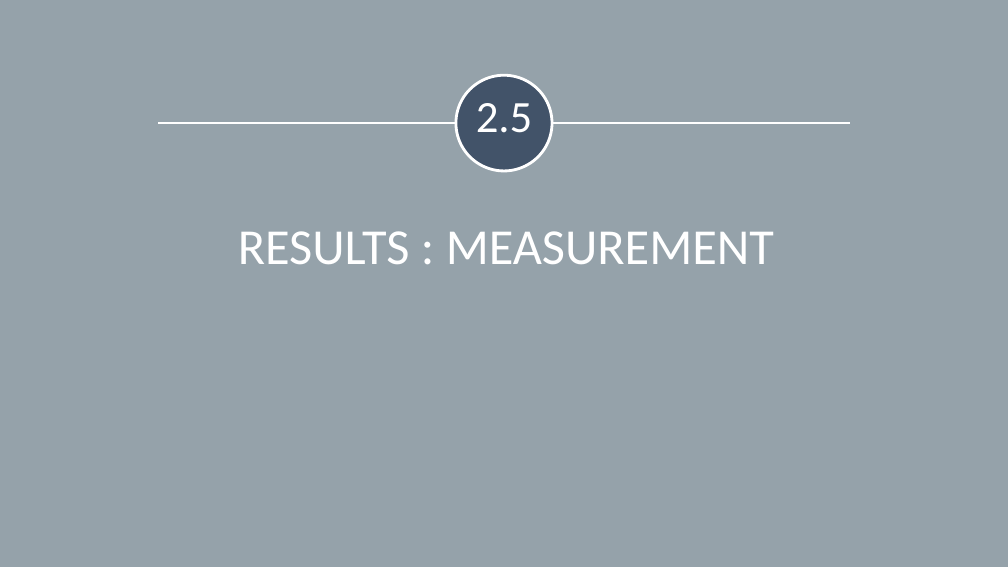
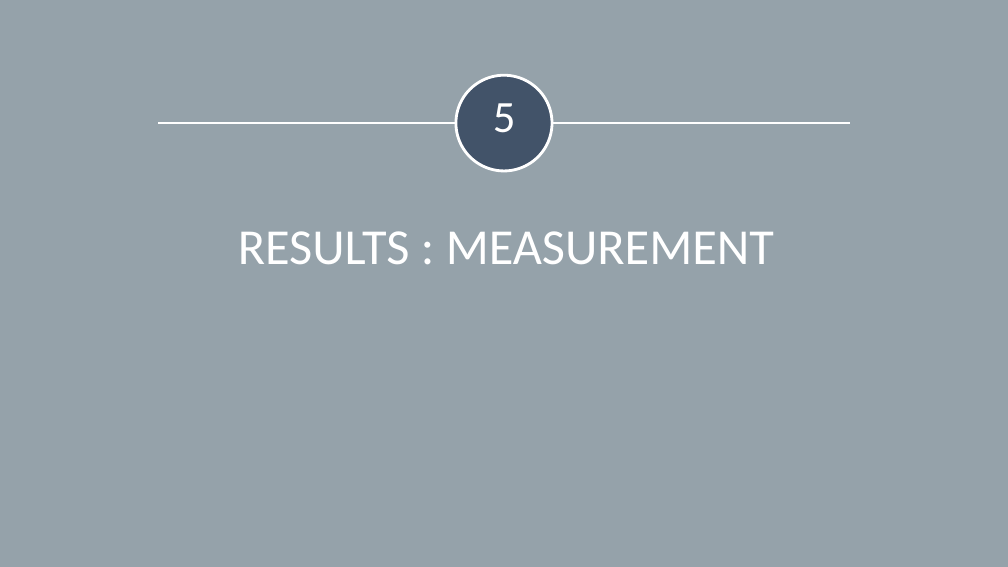
Before and after one commit to opus-meum/power-automate, a slide deck: slide 29 of Capability Assessment Report.pptx (slide 28 before the commit). Drawn at 1008x567 pixels with LibreOffice and Linux fonts; fonts in the diff are those of the drawing. Boxes give left, top, right and bottom in pixels: in the first picture for what was removed or moved away, otherwise in the second. Text is boxed around its words. In the diff, an @@ line names an element or a change of style, - is before the commit and + after.

```diff
--- a/Capability Assessment Report.pptx
+++ b/Capability Assessment Report.pptx
@@ text at [493, 103, 516, 133]: text changed @@
-2.5
+5
```
Also in this commit, not shown: 26 other slides changed, 2 slides added, 1 slide removed, 20 other files.
